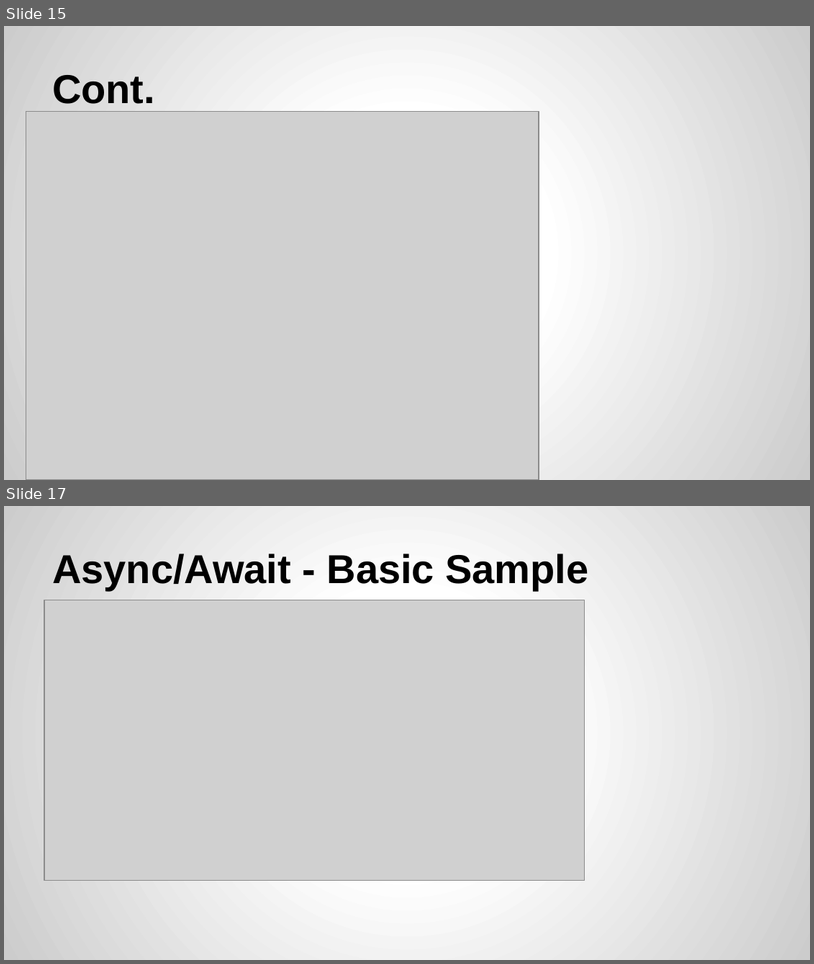
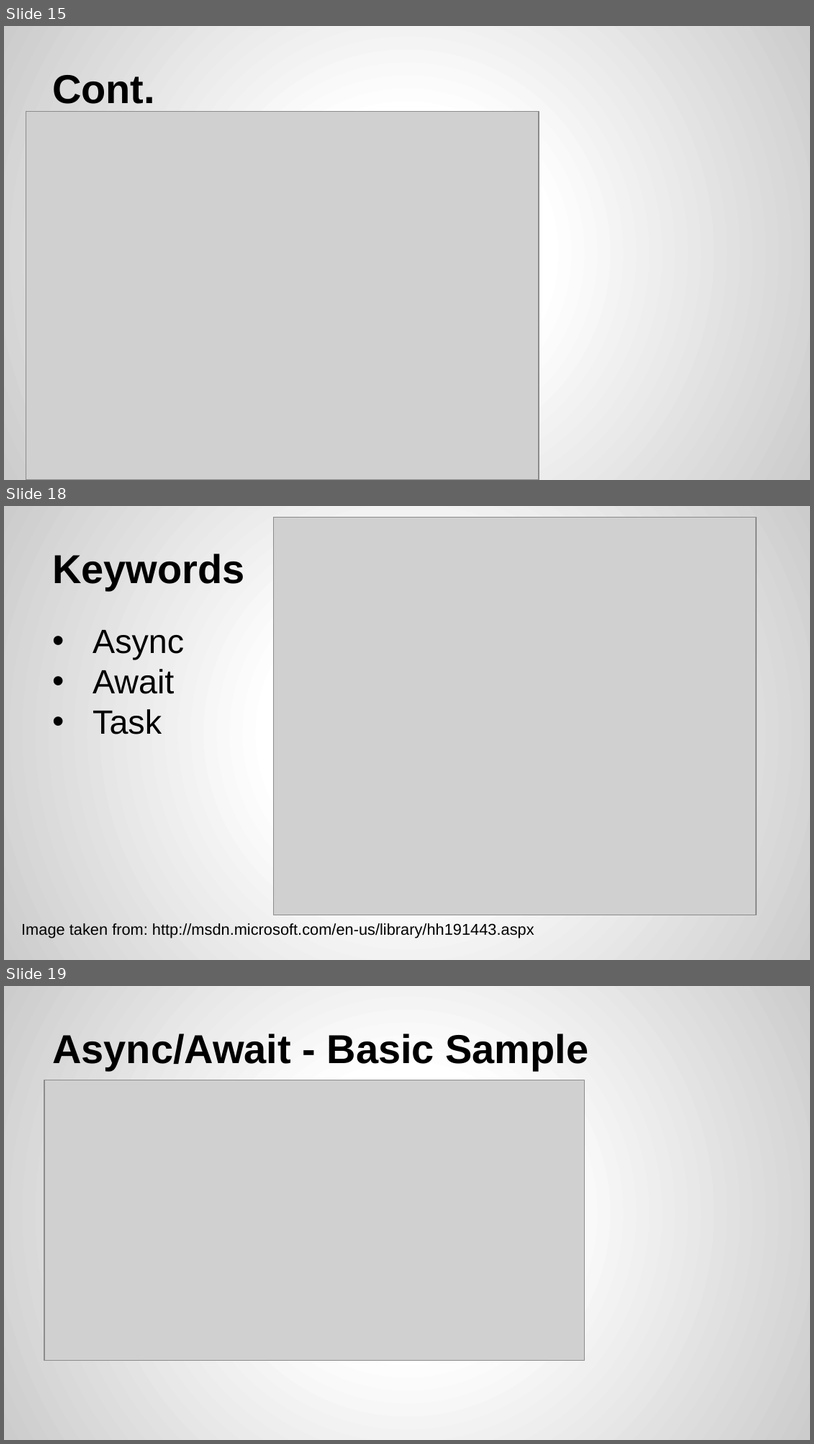
Before and after one commit to CSharpDevConnect/CSharpThreading01, a slide deck: C# Threading.pptx. Shown one above the other, each under a label of ours: slides 15 and 17 before the commit, slides 15, 18 and 19 after it; the slides between them are not shown. The pictures are 814x964 and 814x1444 pixels, drawn with LibreOffice and Linux fonts; fonts in the diff are those of the drawing; grey boxes stand for pictures. Boxes give left, top, right and bottom in pixels: in the first picture for what was removed or moved away, otherwise in the second. Text is boxed around its words. In the diff, an @@ line names an element or a change of style, - is before the commit and + after.

```diff
--- a/C# Threading.pptx
+++ b/C# Threading.pptx
@@ slide 18 added at <box>4,506,810,960</box>, background gradient #FFFFFF to #CCCCCC @@
@@ picture added at <box>274,518,756,916</box> @@
@@ title added at <box>52,554,244,590</box>, 36 pt, text #000000, bold @@
+Keywords
@@ text added at <box>93,630,184,734</box>, 30 pt, text #000000 @@
+• Async
+• Await
+• Task
@@ text added at <box>21,923,535,937</box>, 14 pt, text #000000 @@
+Image taken from: http://msdn.microsoft.com/en-us/library/hh191443.aspx
@@ what was slide 17 is now slide 19 @@
```
Also in this commit, not shown: 7 slides changed, 6 other slides added, 2 slides removed, 2 other files.
